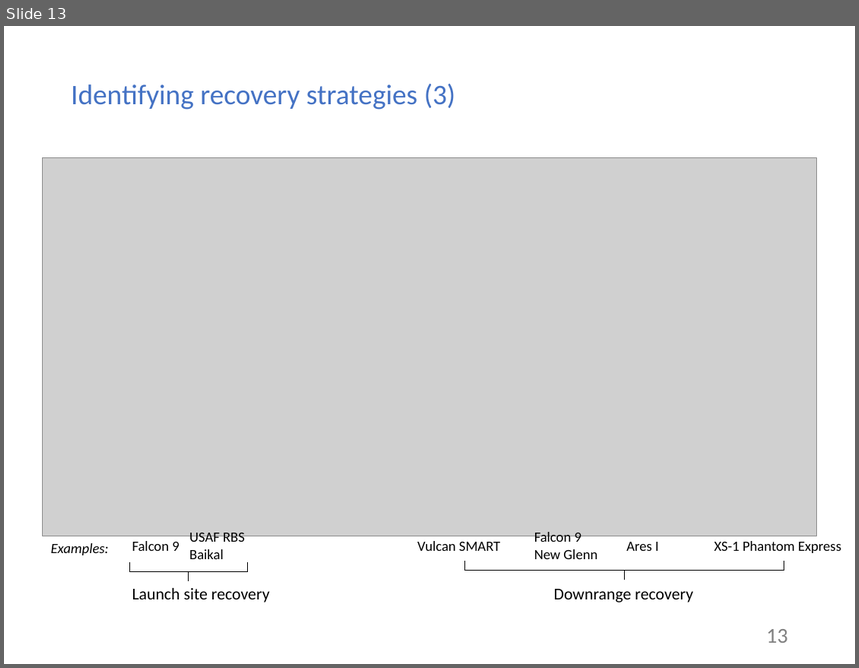
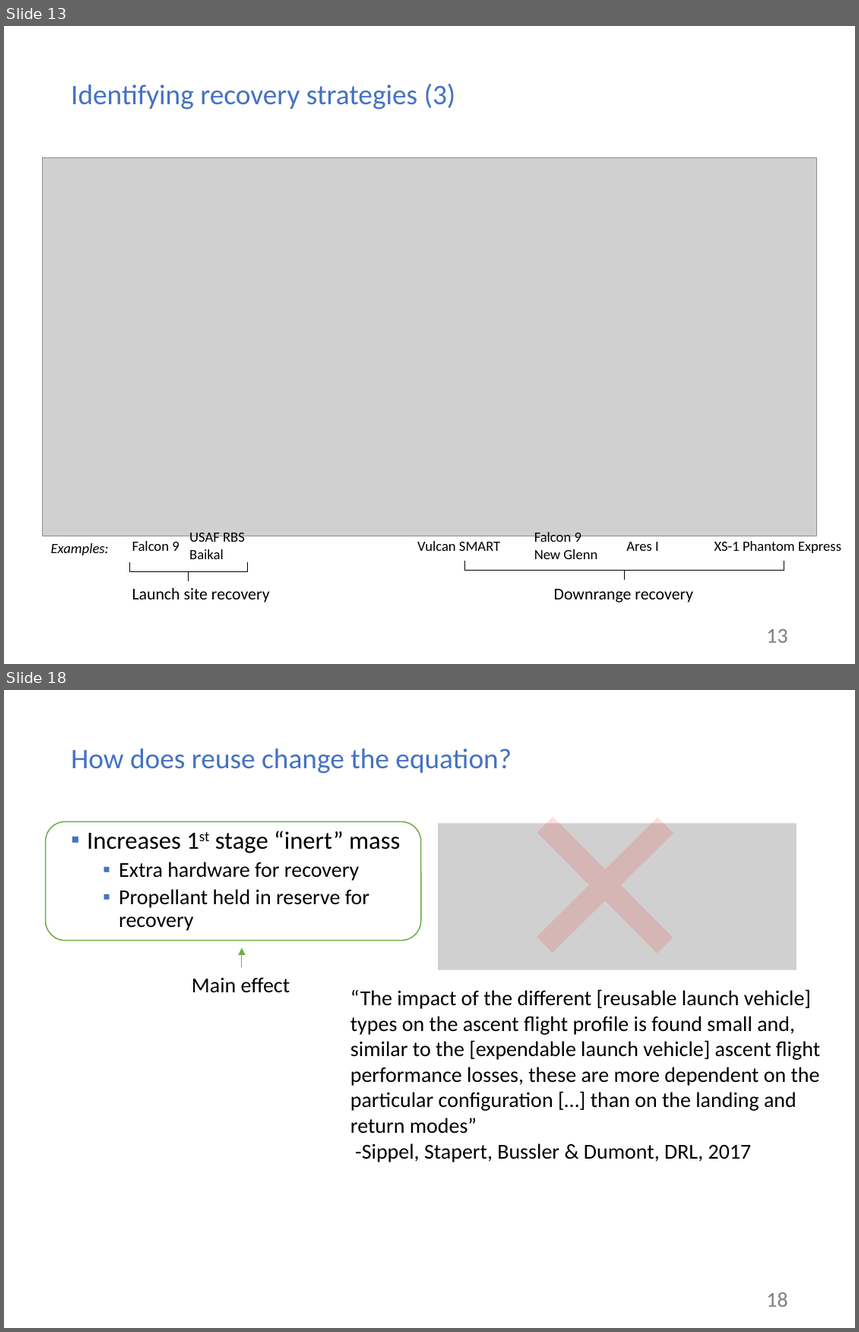
Before and after one commit to mvernacc/lvreuse, a slide deck: presentations/2018-08-27_meeting_w_greg.pptx. Shown one above the other, each under a label of ours: slide 13 before the commit, slides 13 and 18 after it; the slides between them are not shown. The pictures are 859x668 and 859x1332 pixels, drawn with LibreOffice and Linux fonts; fonts in the diff are those of the drawing; grey boxes stand for pictures. Boxes give left, top, right and bottom in pixels: in the first picture for what was removed or moved away, otherwise in the second. Text is boxed around its words. In the diff, an @@ line names an element or a change of style, - is before the commit and + after.

Commit message:
Add performance section to presentation.

```diff
--- a/presentations/2018-08-27_meeting_w_greg.pptx
+++ b/presentations/2018-08-27_meeting_w_greg.pptx
@@ slide 18 added at bbox=[4, 690, 855, 1328], background #FFFFFF @@
@@ title added at bbox=[71, 749, 512, 774], 24 pt, text #4472C4 @@
+How does reuse change the equation?
@@ plus added at bbox=[484, 764, 725, 1005], fill #FF0000 at 13% opacity @@
@@ rounded rectangle added at bbox=[46, 822, 421, 941], outline #70AD47 1 pt @@
@@ picture added at bbox=[438, 824, 797, 971] @@
@@ text added at bbox=[87, 831, 400, 931], 18 pt, text #000000 @@
+▪ Increases 1st stage “inert” mass
+  ▪ Extra hardware for recovery
+  ▪ Propellant held in reserve for recovery
@@ arrow added from (241, 967) to (241, 948), #70AD47 0.5 pt @@
@@ text added at bbox=[192, 977, 290, 993], 18 pt, text #000000 @@
+Main effect
@@ text added at bbox=[351, 989, 820, 1163], 18 pt, text #000000 @@
+“The impact of the different [reusable launch vehicle] types on the ascent flight profile is found small and, similar to the [expendable launch vehicle] ascent flight performance losses, these are more dependent on the particular configuration […] than on the landing and return modes”
+-Sippel, Stapert, Bussler & Dumont, DRL, 2017
@@ page number added at bbox=[766, 1293, 788, 1307], 18 pt, text #808080 @@
+18
```
Also in this commit, not shown: 1 slide changed, 12 other slides added.
